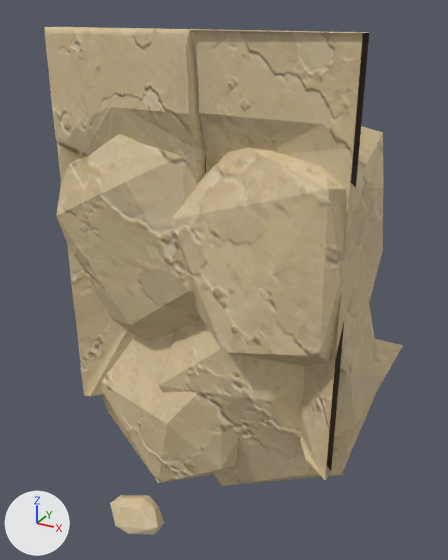
The glTF model assets/custom/models/ground_modules/ground_bottom_square_edge_04.glb: old version first, new version second.
The view is the same before and after, from a 50 mm lens placed at (1.47, -1.54, 1.06), pointed at (0.39, 0.44, 0.07). The axes (+X, +Y, +Z) are drawn at lower left. The lights are the same throughout. The picture after the commit comes second. Vertices at exactly the same position are counted once.

Names of what the first picture shows: 'GroundBottomSquareEdge04_Body'.
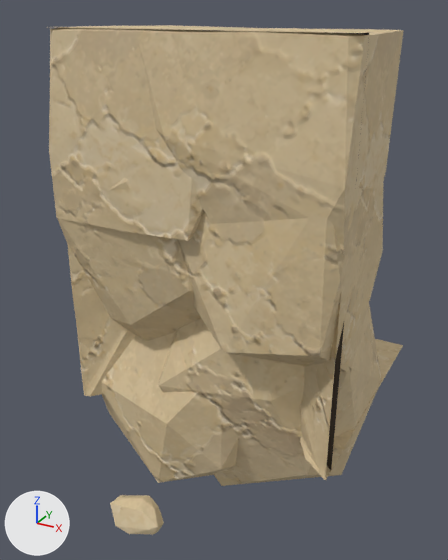
Boxes (x1, y1, x2, y2) around the edits, measured in the pictures (448 x 560 px):
'GroundBottomSquareEdge04_Body', reshaped: before (44, 27, 403, 535); after (49, 25, 404, 535)
part 1 of me_groundbottomsquareedge04_bodymesh, added (beige): after (138, 28, 404, 257)
part 2 of me_groundbottomsquareedge04_bodymesh, built on: before (44, 27, 363, 156); after (49, 25, 355, 241)

The edits, one by one:
me_groundbottomsquareedge04_bodymesh is used by ob_groundbottomsquareedge04_body; location (0.0, 0.0, 0.0).
me_groundbottomsquareedge04_bodymesh had 543 vertices, 1016 faces and spanned x 0.0..1.0, y -0.04..1.0, z -0.94..1.0.
me_groundbottomsquareedge04_bodymesh now has 515 vertices, 916 faces and spans x 0.0..1.0, y -0.04..1.0, z -0.94..1.0.
me_groundbottomsquareedge04_bodymesh part 1: a new loose piece of 28 vertices spanning x 0.24..1.0, y -0.04..0.49, z 0.4..1.0, in mat_sandstone_plate_16_001.
Part 2, on me_groundbottomsquareedge04_bodymesh:
82 vertices are removed from x 0.0..1.0, y -0.02..0.07, z 0.78..1.0.
247 faces are deleted.
2 vertices move within x 0.25, y -0.01, z 0.78.
26 vertices are added at x 0.0..0.73, y -0.04..0.49, z 0.4..1.0.
17 new faces join them, mat_sandstone_plate_3_003.
28 new faces join them, mat_sandstone_plate_4_003.
50 new faces join them, mat_sandstone_plate_16_001.
